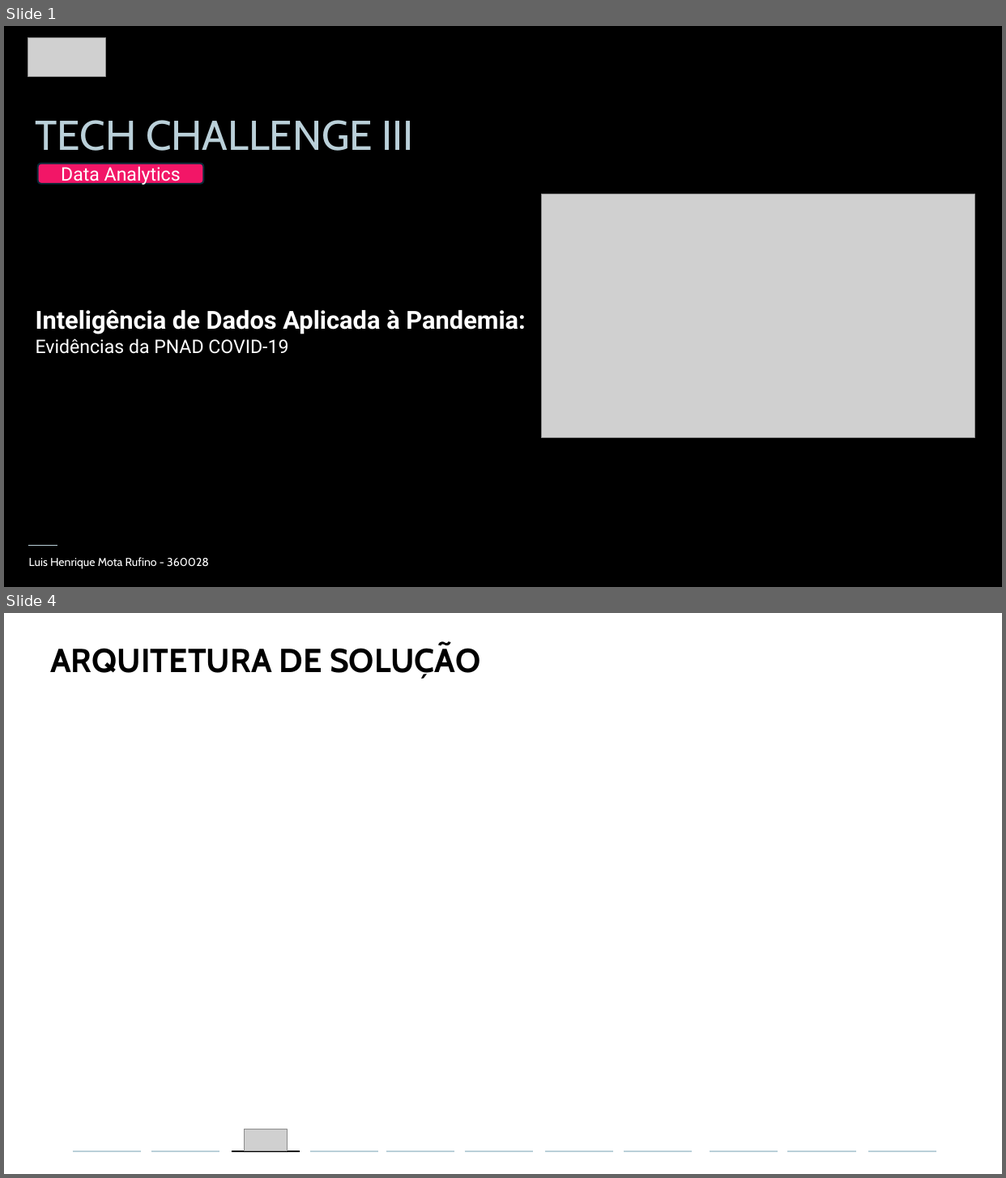
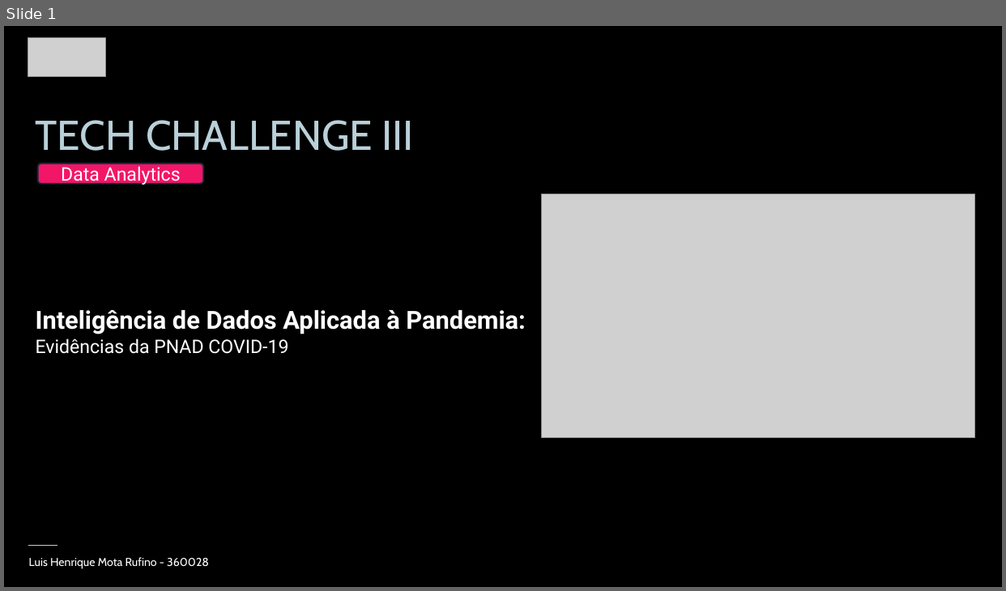
Before and after one commit to luishrufino/bigdata_covid, a slide deck: Relatório de Resultados.pptx. Shown one above the other, each under a label of ours: slides 1 and 4 before the commit, slide 1 after it; the slides between them are not shown. The pictures are 1006x1178 and 1006x591 pixels, drawn with LibreOffice and Linux fonts; fonts in the diff are those of the drawing; grey boxes stand for pictures. Boxes give left, top, right and bottom in pixels: in the first picture for what was removed or moved away, otherwise in the second. Text is boxed around its words. In the diff, an @@ line names an element or a change of style, - is before the commit and + after.

```diff
--- a/Relatório de Resultados.pptx
+++ b/Relatório de Resultados.pptx
@@ slide 4 removed at [4,613,1002,1174], background #FFFFFF @@
@@ text removed at [50,645,480,679] @@
-ARQUITETURA DE SOLUÇÃO
@@ picture removed at [245,1130,288,1152] @@
@@ line removed from (73, 1152) to (141, 1152) @@
@@ line removed from (151, 1152) to (219, 1152) @@
@@ line removed from (232, 1152) to (300, 1152) @@
@@ line removed from (310, 1152) to (378, 1152) @@
@@ line removed from (386, 1152) to (454, 1152) @@
@@ line removed from (464, 1152) to (533, 1152) @@
@@ line removed from (545, 1152) to (613, 1152) @@
@@ line removed from (624, 1152) to (692, 1152) @@
@@ line removed from (710, 1152) to (778, 1152) @@
@@ line removed from (788, 1152) to (856, 1152) @@
@@ line removed from (868, 1152) to (937, 1152) @@
```
Also in this commit, not shown: 5 slides changed, 6 slides added, 4 other slides removed, 3 other files.
